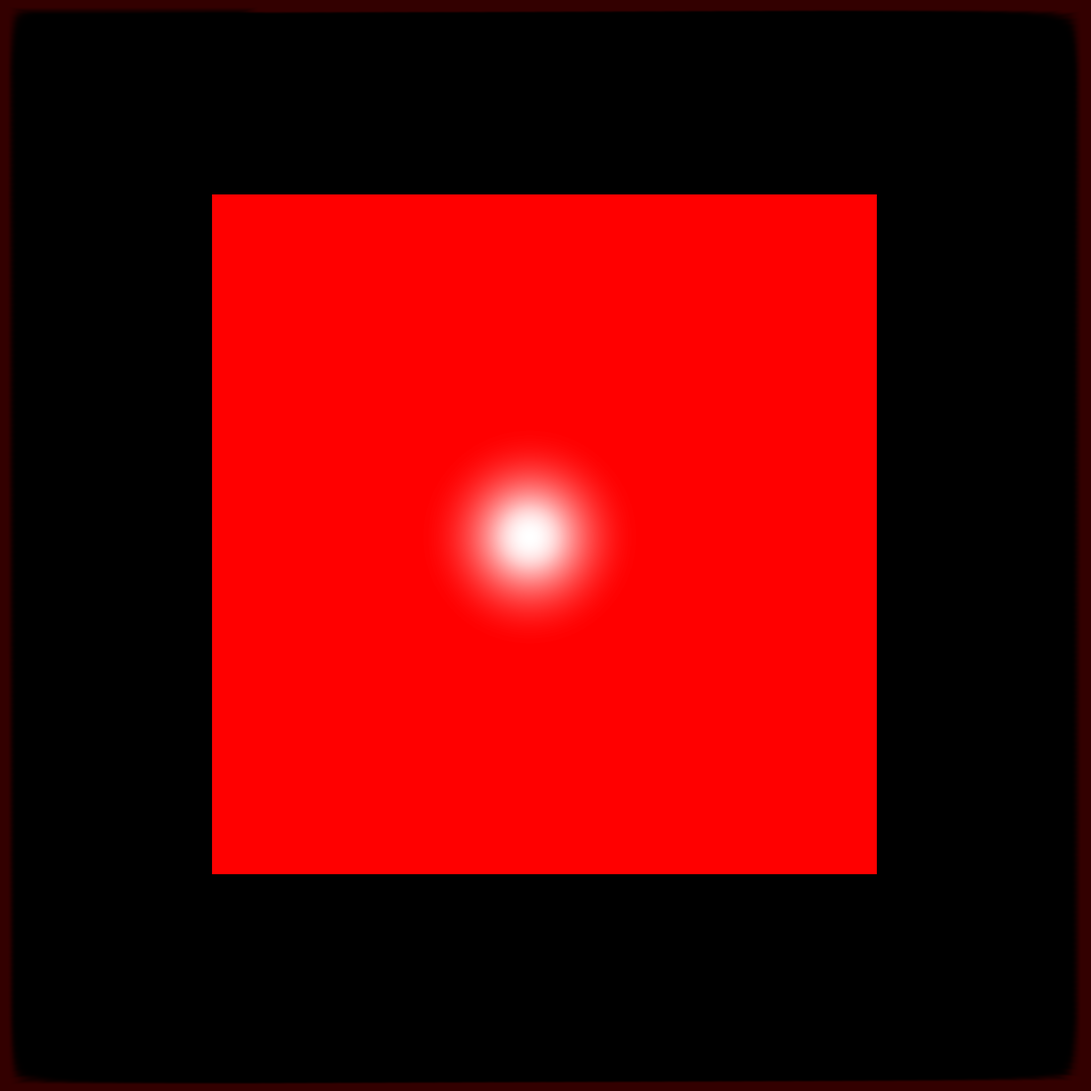
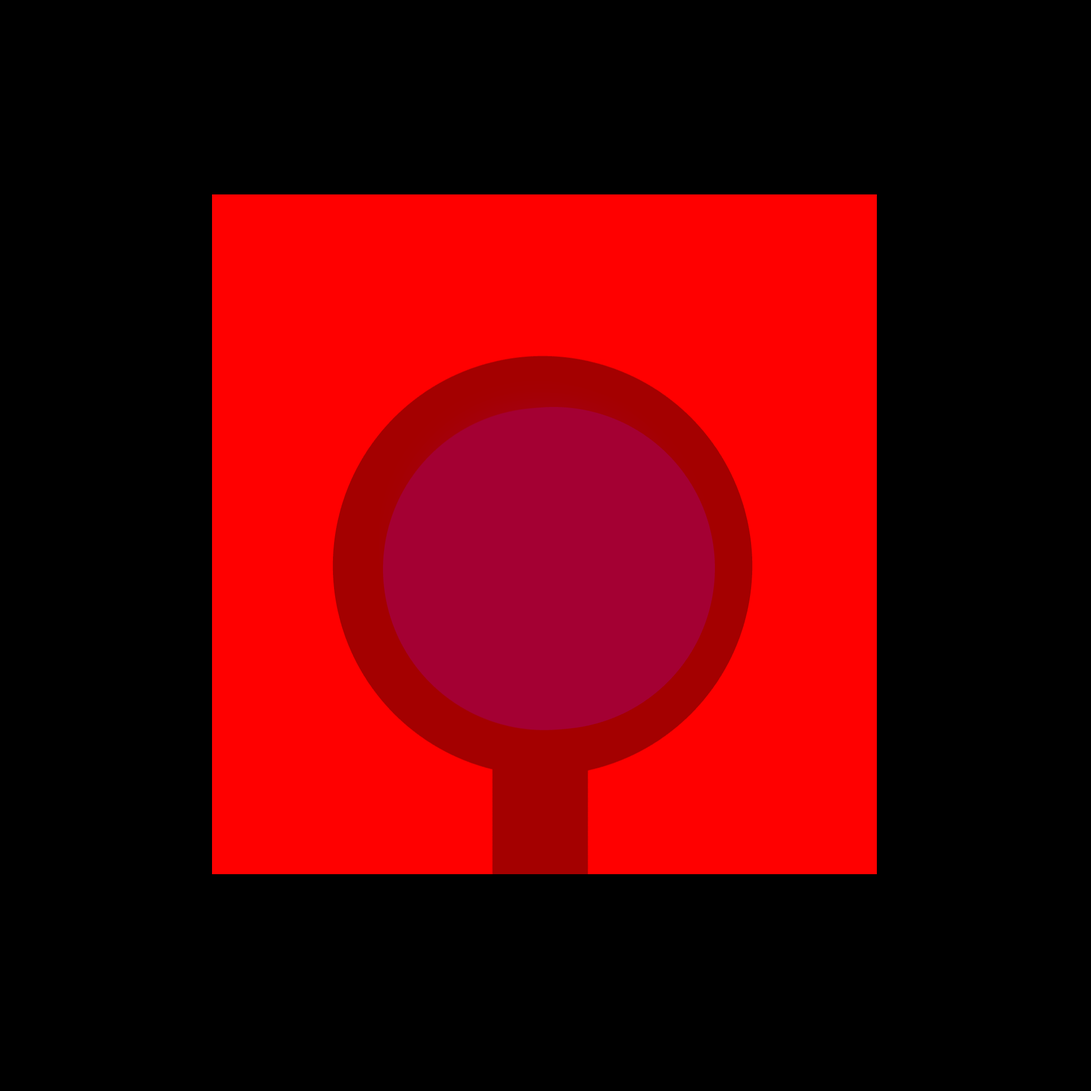
Before/after of a 1091x1091 layered artwork. What changed in the layer stack:
"Layer": opacity 100% → 20%, painted on it over [left=332, top=373, right=716, bottom=731]
hid "Layer #1" over [left=0, top=0, right=1091, bottom=1091]
painted on "Background" over [left=332, top=355, right=754, bottom=875]
